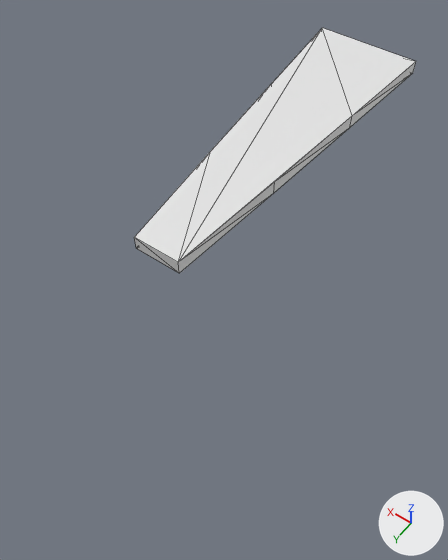
What one commit did to the OBJ model sandbox/assets/generated/models/tall_grass__blade_0.obj.
Before and after are seen from a 50 mm camera at (-1.5, 3.85, 2.52) aimed at (-0.27, 2.12, -0.2). Lighting does not change. The marker at lower right points along +X, +Y and +Z. The older version comes first. Mesh edges are drawn as thin lines. Where no turn or scale is listed for an object, it has been applied to the vertices.

Script lines for the objects in view, before the commit:
```python
me_tall_grass__blade_0 = bpy.data.meshes.new('tall_grass__blade_0')
me_tall_grass__blade_0.from_pydata(...)  # 16 vertices, 28 faces; spans x -0.37..0.37, y 0.0..2.35, z 0.0..0.09
ob_tall_grass__blade_0 = bpy.data.objects.new('tall_grass__blade_0', me_tall_grass__blade_0)
ob_tall_grass__blade_0.location = (0.0, 0.0, 0.0)
```
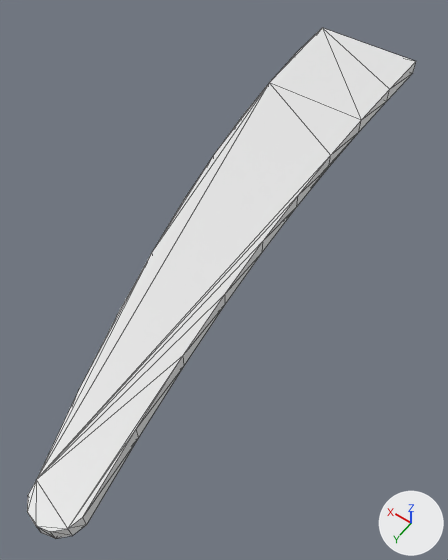
Edits to the bpy script that builds the scene:
```text
Change me_tall_grass__blade_0:
    used by ob_tall_grass__blade_0; location = (0.0, 0.0, 0.0)
    remove me_tall_grass__blade_0.from_pydata(...)  # 16 vertices, 28 faces; spans x -0.37..0.37, y 0.0..2.35, z 0.0..0.09
    add me_tall_grass__blade_0.from_pydata(...)  # 50 vertices, 96 faces; spans x -0.63..0.37, y 0.0..3.68, z 0.0..0.09
    me_tall_grass__blade_0 part 1
    10 vertices are removed from x -0.3..0.3, y 0.78..2.35, z 0.0..0.09
    26 faces are deleted
    2 vertices move from x 0.22..0.3, y 0.78..1.56, z 0.09 to x -0.36..0.35, y 0.4..0.79, z 0.09
    23 vertices are added at x -0.63..0.35, y 0.4..3.68, z 0.0
    21 new vertices lie (0.0, 0.0, 0.09) away from vertices in x -0.63..0.31, y 0.4..3.68, z 0.0
    94 new faces join them
```

Pixel boxes (x1, y1, x2, y2) of what changed, in the pictures (448 x 560 px):
'tall_grass__blade_0', reshaped (38% wider, 108% taller)
    before: (134, 28, 416, 273)
    after: (27, 28, 416, 539)
